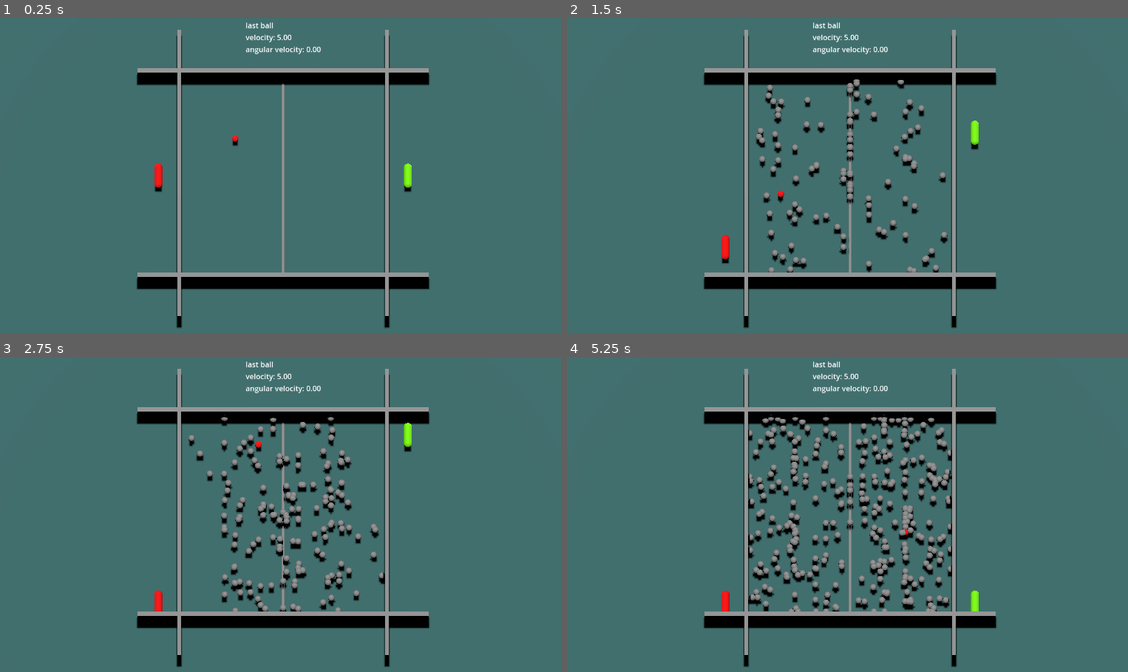
Above: before the commit, frames 1-4 (two rows, left to right).
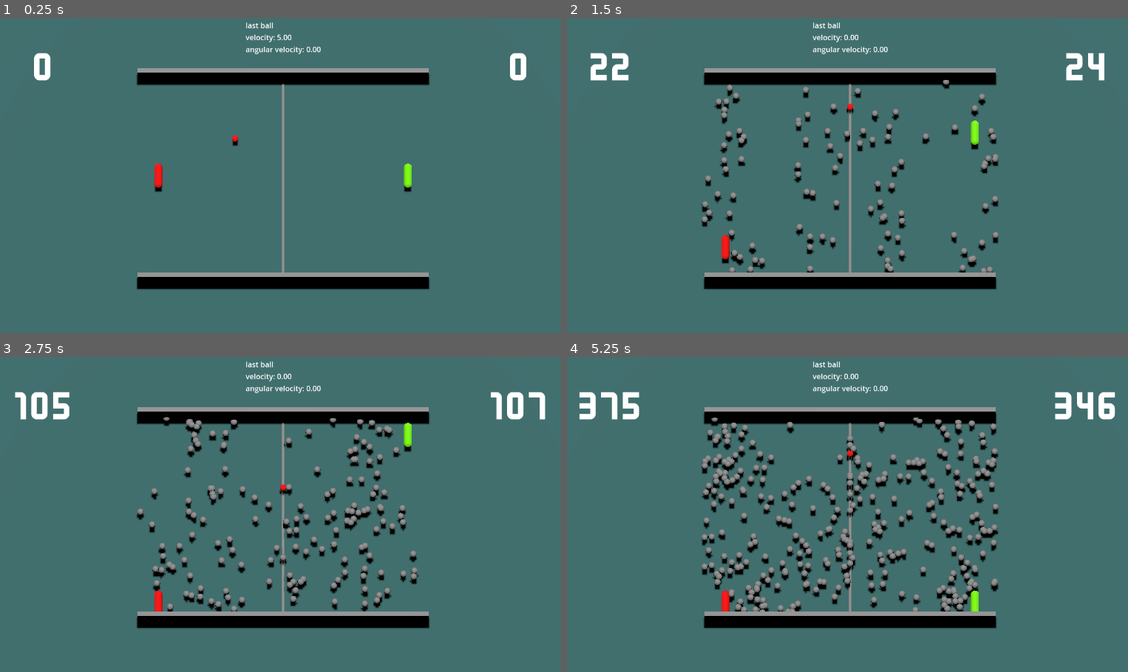
Above: after the commit, the same moments.

Repository: 5tr1k3r/tier_01_pong
Game: Godot game, scene res://main.tscn
Same seed, same stepped clock (60 frames per second), same inputs: the game is played once before the commit and once after it.
Inputs:
- Up to frame 1 (0.25 s): no input
- Up to frame 2 (1.5 s): tap Enter (ui_accept) at 0.5, 0.77 s; hold Up (p1_move_up) 0.53-1.28 s; hold S (p2_move_down) 0.53-1.28 s; hold Down (p1_move_down) from 1.28 s (still down); tap W (p2_move_up) at 1.35 s
- Up to frame 3 (2.75 s): tap Enter (ui_accept) at 1.52 s; release Down (p1_move_down) at 2.03 s; hold Up (p1_move_up) from 2.03 s (still down); hold S (p2_move_down) from 2.03 s (still down)
- Up to frame 4 (5.25 s): release S (p2_move_down) at 2.78 s; tap W (p2_move_up) at 2.85, 4.35 s; tap Enter (ui_accept) at 3.02, 3.77, 4.52 s; release Up (p1_move_up) at 3.53 s; hold S (p2_move_down) 3.53-4.28 s; hold Down (p1_move_down) from 3.53 s (still down); hold S (p2_move_down) from 5.03 s (still down)

The runs differ from the first frame. In frame 1, 2.1% of the frame differs, in the area x 6-94%, y 3-99%; in frame 2, 8.2%; in frame 3, 11%; in frame 4, 16%, in the area x 2-98%, y 3-99%.

Commit message:
add scoring, game is now playable

Diff:
--- /dev/null
+++ b/arena.gd
@@ -0,0 +1,21 @@
+extends Node3D
+class_name Arena
+
+signal score_occurred(player_side: Enums.PlayerSide)
+
+@onready var right_score_zone: ScoreZone = $RightScoreZone
+@onready var left_score_zone: ScoreZone = $LeftScoreZone
+
+func _ready() -> void:
+	if right_score_zone:
+		right_score_zone.player_scored.connect(_on_score_zone_player_scored)
+	else:
+		printerr("Arena could not find RightScoreZone node!")
+
+	if left_score_zone:
+		left_score_zone.player_scored.connect(_on_score_zone_player_scored)
+	else:
+		printerr("Arena could not find LeftScoreZone node!")
+
+func _on_score_zone_player_scored(player_side: Enums.PlayerSide) -> void:
+	emit_signal("score_occurred", player_side)
--- a/arena.tscn
+++ b/arena.tscn
@@ -1,6 +1,8 @@
-[gd_scene load_steps=5 format=3 uid="uid://bmu2cagi6ktli"]
+[gd_scene load_steps=7 format=3 uid="uid://bmu2cagi6ktli"]
 
+[ext_resource type="Script" uid="uid://45rmt4wr4xa4" path="res://arena.gd" id="1_27ga2"]
 [ext_resource type="PackedScene" uid="uid://cxgdekfokh31n" path="res://wall.tscn" id="1_ubfh8"]
+[ext_resource type="PackedScene" uid="uid://cnswvw7k0tbvo" path="res://score_zone.tscn" id="3_h0wof"]
 
 [sub_resource type="StandardMaterial3D" id="StandardMaterial3D_7dm0k"]
 albedo_color = Color(0.234312, 0.428678, 0.42475, 1)
@@ -15,6 +17,7 @@
 height = 5.0
 
 [node name="Arena" type="Node3D"]
+script = ExtResource("1_27ga2")
 
 [node name="Walls" type="Node" parent="."]
 
@@ -25,10 +28,14 @@
 transform = Transform3D(-1, 0, -8.74228e-08, 0, 1, 0, 8.74228e-08, 0, -1, 0, 0, 2.5)
 
 [node name="TempRightWall" parent="Walls" instance=ExtResource("1_ubfh8")]
+process_mode = 4
 transform = Transform3D(-4.37114e-08, 0, -1, 0, 1, 0, 1, 0, -4.37114e-08, 2.5, 0, 0)
+visible = false
 
 [node name="TempLeftWall" parent="Walls" instance=ExtResource("1_ubfh8")]
+process_mode = 4
 transform = Transform3D(-4.37114e-08, 0, 1, 0, 1, 0, -1, 0, -4.37114e-08, -2.5, 0, 0)
+visible = false
 
 [node name="Floor" type="MeshInstance3D" parent="."]
 transform = Transform3D(1, 0, 0, 0, 1, 0, 0, 0, 1, 0, -0.5, 0)
@@ -38,3 +45,10 @@
 [node name="Divider" type="MeshInstance3D" parent="."]
 transform = Transform3D(1, 0, 0, 0, -4.37114e-08, 1, 0, -1, -4.37114e-08, 0, 0, 0)
 mesh = SubResource("CylinderMesh_444vf")
+
+[node name="RightScoreZone" parent="." instance=ExtResource("3_h0wof")]
+transform = Transform3D(1, 0, 0, 0, 1, 0, 0, 0, 1, -3.5, 0, 0)
+
+[node name="LeftScoreZone" parent="." instance=ExtResource("3_h0wof")]
+transform = Transform3D(-1, 0, -8.74228e-08, 0, 1, 0, 8.74228e-08, 0, -1, 3.5, 0, 0)
+scoring_player_side = 1
--- a/ball.tscn
+++ b/ball.tscn
@@ -12,7 +12,7 @@
 
 [node name="Ball" type="RigidBody3D"]
 collision_layer = 4
-collision_mask = 3
+collision_mask = 11
 axis_lock_linear_y = true
 physics_material_override = ExtResource("1_41u45")
 gravity_scale = 0.0
--- /dev/null
+++ b/enums.gd
@@ -0,0 +1,13 @@
+extends Node
+class_name Enums
+
+enum PlayerType {
+	ONE,
+	TWO,
+	AI,
+}
+
+enum PlayerSide {
+	RIGHT,
+	LEFT,
+}
--- a/main.gd
+++ b/main.gd
@@ -1,10 +1,21 @@
 extends Node
 
+@onready var ball_velocity_label: Label = $UI/DebugLabel
+@onready var arena: Arena = $Arena
+@onready var right_score_label: Label = $UI/RightScoreLabel
+@onready var left_score_label: Label = $UI/LeftScoreLabel
+
 var last_ball: Ball
-@onready var ball_velocity_label: Label = $UI/DebugLabel
 var last_ball_material: StandardMaterial3D = preload("res://last_ball_material.tres")
+var right_score: int = 0
+var left_score: int = 0
 
 func _ready() -> void:
+	if arena:
+		arena.score_occurred.connect(_on_arena_score_occurred)
+	else:
+		printerr("Main could not find Arena node!")
+
 	spawn_ball()
 
 func spawn_ball() -> void:
@@ -38,3 +49,17 @@
 		var ball_velocity = last_ball.linear_velocity.length()
 		var ball_angular_velocity = last_ball.angular_velocity.length()
 		ball_velocity_label.text = "last ball\nvelocity: %.2f\nangular velocity: %.2f" % [ball_velocity, ball_angular_velocity]
+
+func update_score_labels(scoring_side: Enums.PlayerSide):
+	match scoring_side:
+		Enums.PlayerSide.RIGHT:
+			right_score += 1
+			right_score_label.text = str(right_score)
+		Enums.PlayerSide.LEFT:
+			left_score += 1
+			left_score_label.text = str(left_score)
+
+func _on_arena_score_occurred(player_side: Enums.PlayerSide) -> void:
+	# print("Player ", Enums.PlayerSide.find_key(player_side), " scored!")
+	update_score_labels(player_side)
+	spawn_ball()
--- a/main.tscn
+++ b/main.tscn
@@ -3,7 +3,7 @@
 [ext_resource type="PackedScene" uid="uid://bmu2cagi6ktli" path="res://arena.tscn" id="1_0xm2m"]
 [ext_resource type="Script" uid="uid://d3xbk3giys87o" path="res://main.gd" id="1_1bvp3"]
 [ext_resource type="PackedScene" uid="uid://jf2xhx0ukpmu" path="res://paddle.tscn" id="2_h2yge"]
-[ext_resource type="PhysicsMaterial" uid="uid://cwsnaj80qwdkx" path="res://bouncy_material.tres" id="4_1bvp3"]
+[ext_resource type="FontFile" uid="uid://b1q1rf2rnin7t" path="res://assets/Kenney Bold.ttf" id="5_lquwl"]
 
 [sub_resource type="Curve3D" id="Curve3D_lquwl"]
 closed = true
@@ -36,11 +36,9 @@
 
 [node name="RightPaddle" parent="." instance=ExtResource("2_h2yge")]
 transform = Transform3D(1, 0, 0, 0, 1, 0, 0, 0, 1, 3, 0.3, 0)
-physics_material_override = ExtResource("4_1bvp3")
 
 [node name="LeftPaddle" parent="." instance=ExtResource("2_h2yge")]
 transform = Transform3D(1, 0, 0, 0, 1, 0, 0, 0, 1, -3, 0.3, 0)
-physics_material_override = ExtResource("4_1bvp3")
 player_type = 1
 
 [node name="SpawnPath" type="Path3D" parent="."]
@@ -67,3 +65,27 @@
 offset_right = 53.0
 offset_bottom = 40.0
 grow_horizontal = 2
+
+[node name="LeftScoreLabel" type="Label" parent="UI"]
+layout_mode = 1
+offset_right = 250.0
+offset_bottom = 250.0
+theme_override_fonts/font = ExtResource("5_lquwl")
+theme_override_font_sizes/font_size = 47
+text = "0"
+horizontal_alignment = 1
+vertical_alignment = 1
+
+[node name="RightScoreLabel" type="Label" parent="UI"]
+layout_mode = 1
+anchors_preset = 1
+anchor_left = 1.0
+anchor_right = 1.0
+offset_left = -250.0
+offset_bottom = 250.0
+grow_horizontal = 0
+theme_override_fonts/font = ExtResource("5_lquwl")
+theme_override_font_sizes/font_size = 47
+text = "0"
+horizontal_alignment = 1
+vertical_alignment = 1
--- a/paddle.gd
+++ b/paddle.gd
@@ -1,12 +1,6 @@
 extends AnimatableBody3D
 
-enum PlayerType {
-	PLAYER_ONE,
-	PLAYER_TWO,
-	PLAYER_AI
-}
-
-@export var player_type: PlayerType
+@export var player_type: Enums.PlayerType
 @export var speed: float = 6.0
 var max_z: float = 2.15
 
@@ -16,11 +10,11 @@
 	$MeshInstance3D.set_surface_override_material(0, new_material)
 
 	match player_type:
-		PlayerType.PLAYER_ONE:
+		Enums.PlayerType.ONE:
 			new_material.albedo_color = Color.CHARTREUSE
-		PlayerType.PLAYER_TWO:
+		Enums.PlayerType.TWO:
 			new_material.albedo_color = Color.RED
-		PlayerType.PLAYER_AI:
+		Enums.PlayerType.AI:
 			new_material.albedo_color = Color.PURPLE
 
 
@@ -28,12 +22,12 @@
 	var direction = Vector3.ZERO
 
 	match player_type:
-		PlayerType.PLAYER_ONE:
+		Enums.PlayerType.ONE:
 			if Input.is_action_pressed("p1_move_up"):
 				direction.z -= 1.0
 			if Input.is_action_pressed("p1_move_down"):
 				direction.z += 1.0
-		PlayerType.PLAYER_TWO:
+		Enums.PlayerType.TWO:
 			if Input.is_action_pressed("p2_move_up"):
 				direction.z -= 1.0
 			if Input.is_action_pressed("p2_move_down"):
--- a/project.godot
+++ b/project.godot
@@ -52,6 +52,7 @@
 3d_physics/layer_1="paddles"
 3d_physics/layer_2="walls"
 3d_physics/layer_3="balls"
+3d_physics/layer_4="score_zones"
 
 [physics]
 
--- /dev/null
+++ b/score_zone.gd
@@ -0,0 +1,11 @@
+extends Area3D
+class_name ScoreZone
+
+signal player_scored(player_side: Enums.PlayerSide)
+
+@export var scoring_player_side: Enums.PlayerSide
+
+func _on_body_entered(body: Node3D) -> void:
+	if body is Ball:
+		emit_signal("player_scored", scoring_player_side)
+		body.queue_free()
--- /dev/null
+++ b/score_zone.tscn
@@ -0,0 +1,16 @@
+[gd_scene load_steps=3 format=3 uid="uid://cnswvw7k0tbvo"]
+
+[ext_resource type="Script" uid="uid://d214hfkiqolyi" path="res://score_zone.gd" id="1_k42b3"]
+
+[sub_resource type="WorldBoundaryShape3D" id="WorldBoundaryShape3D_gssjq"]
+plane = Plane(1, 0, 0, 0)
+
+[node name="ScoreZone" type="Area3D"]
+collision_layer = 8
+collision_mask = 4
+script = ExtResource("1_k42b3")
+
+[node name="CollisionShape3D" type="CollisionShape3D" parent="."]
+shape = SubResource("WorldBoundaryShape3D_gssjq")
+
+[connection signal="body_entered" from="." to="." method="_on_body_entered"]
Not shown, added: arena.gd.uid
Binary file added: assets/Kenney Bold.ttf
Not shown, added: assets/Kenney Bold.ttf.import
Not shown, added: enums.gd.uid
Not shown, added: score_zone.gd.uid
Not shown, changed: .gitignore
